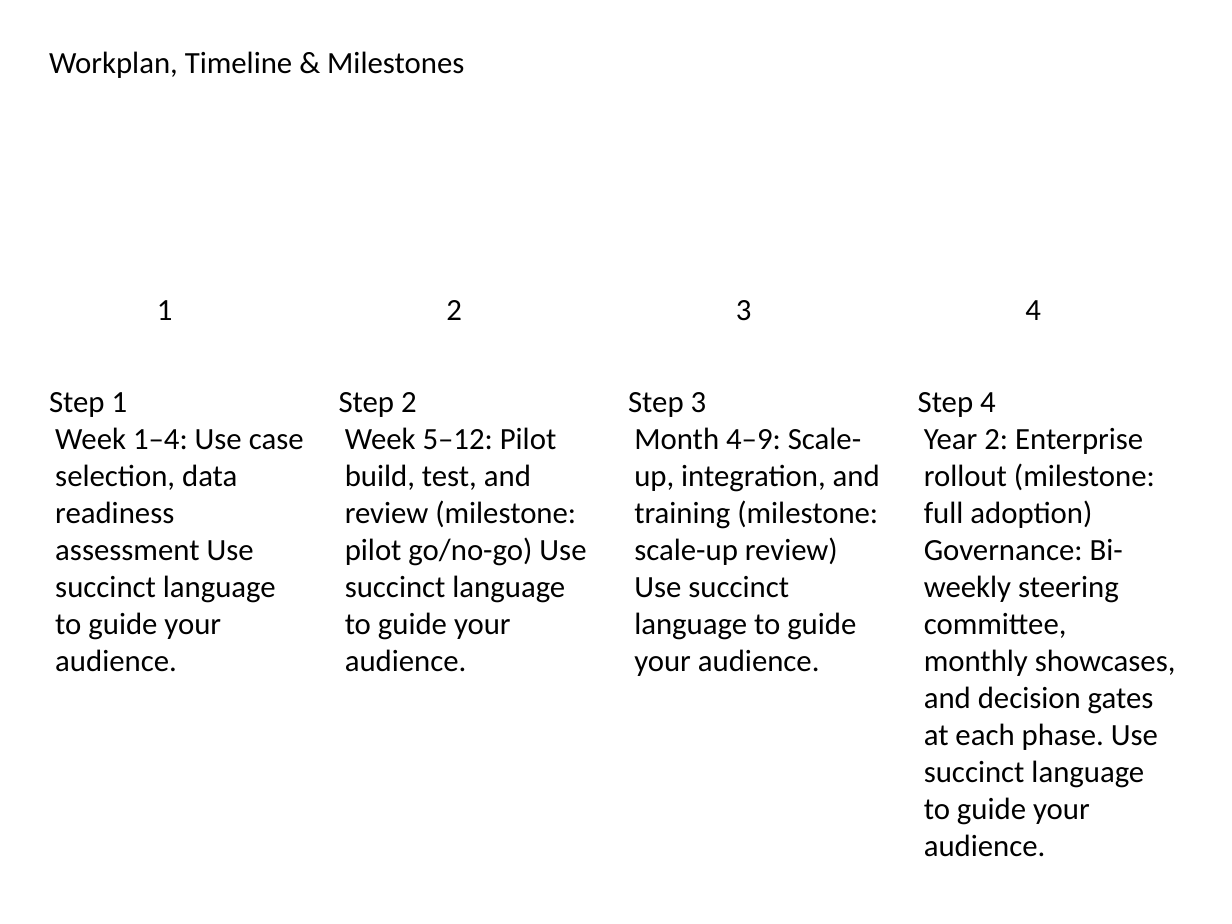
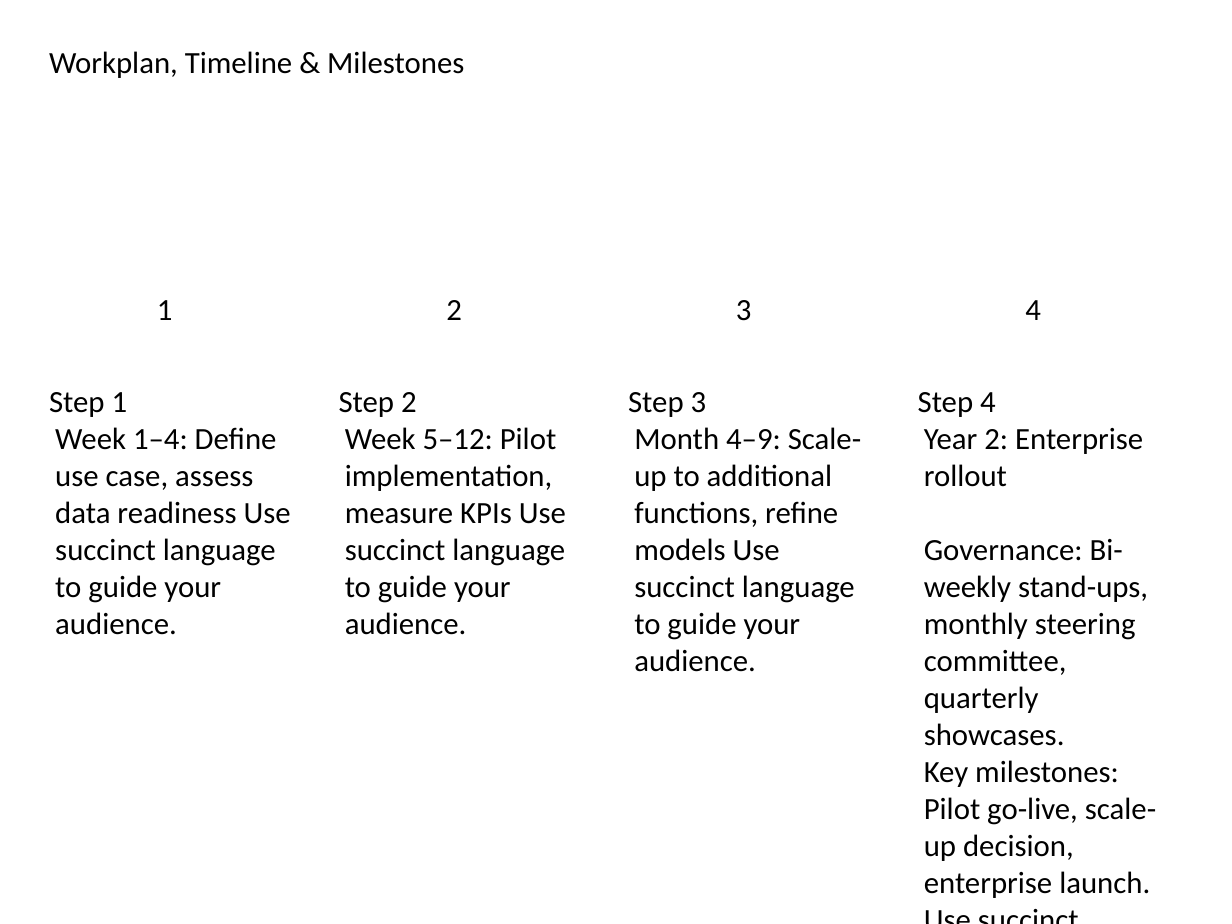
Before and after one commit to vedant1811/kenley-create-decks, a slide deck: slide 5 of src/lib/output/GeneratedPresentation.pptx. Drawn at 1232x924 pixels with LibreOffice and Linux fonts; fonts in the diff are those of the drawing. Boxes give left, top, right and bottom in pixels: in the first picture for what was removed or moved away, otherwise in the second. Text is boxed around its words. In the diff, an @@ line names an element or a change of style, - is before the commit and + after.

```diff
--- a/src/lib/output/GeneratedPresentation.pptx
+++ b/src/lib/output/GeneratedPresentation.pptx
@@ text at <box>55,427,291,635</box>: text changed @@
-Week 1–4: Use case selection, data readiness assessment Use succinct language to guide your audience.
+Week 1–4: Define use case, assess data readiness Use succinct language to guide your audience.
@@ text at <box>345,427,566,635</box>: text changed @@
-Week 5–12: Pilot build, test, and review (milestone: pilot go/no-go) Use succinct language to guide your audience.
+Week 5–12: Pilot implementation, measure KPIs Use succinct language to guide your audience.
@@ text at <box>634,427,861,672</box>: text changed @@
-Month 4–9: Scale-up, integration, and training (milestone: scale-up review) Use succinct language to guide your audience.
+Month 4–9: Scale-up to additional functions, refine models Use succinct language to guide your audience.
@@ text at <box>924,428,1156,898</box>: text changed @@
-Year 2: Enterprise rollout (milestone: full adoption)
-Governance: Bi-weekly steering committee, monthly showcases, and decision gates at each phase. Use succinct language to guide your audience.
+Year 2: Enterprise rollout
+Governance: Bi-weekly stand-ups, monthly steering committee, quarterly showcases.
+Key milestones: Pilot go-live, scale-up decision, enterprise launch. Use succinct language to guide your audience.
```
Also in this commit, not shown: 7 other slides changed, 1 slide added, 1 slide removed, 5 other files.
